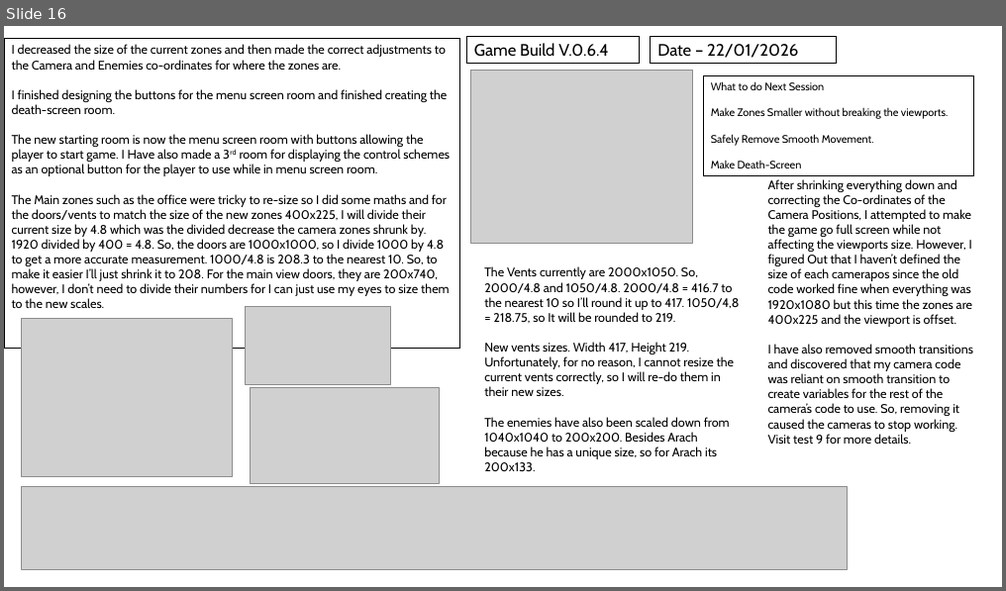
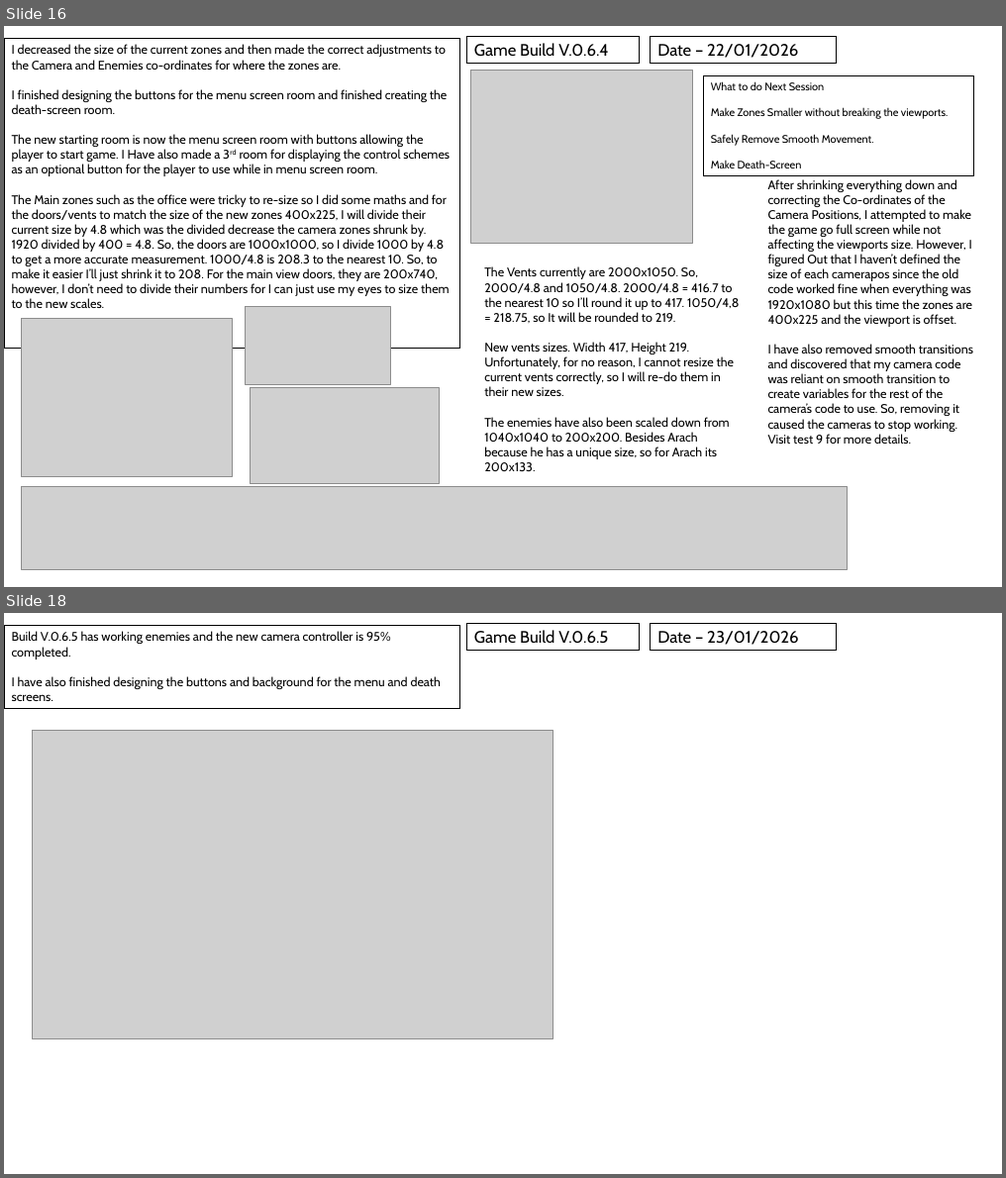
Before and after one commit to QuotedTrain5221/Critical-Failure-3, a slide deck: Logs/Development Log and Alpha Testing.pptx. Shown one above the other, each under a label of ours: slide 16 before the commit, slides 16 and 18 after it; the slides between them are not shown. The pictures are 1006x591 and 1006x1178 pixels, drawn with LibreOffice and Linux fonts; fonts in the diff are those of the drawing; grey boxes stand for pictures. Boxes give left, top, right and bottom in pixels: in the first picture for what was removed or moved away, otherwise in the second. Text is boxed around its words. In the diff, an @@ line names an element or a change of style, - is before the commit and + after.

Commit message:
Critical Failure V.0.6.5 Designing Phase 1

```diff
--- a/Logs/Development Log and Alpha Testing.pptx
+++ b/Logs/Development Log and Alpha Testing.pptx
@@ slide 18 added at (4, 613, 1002, 1174), background #FFFFFF @@
@@ rectangle added at (4, 626, 460, 709), outline #000000 0.75 pt, 12 pt, text #000000 @@
+Build V.0.6.5 has working enemies and the new camera controller is 95% completed.
+I have also finished designing the buttons and background for the menu and death screens.
@@ rectangle added at (466, 623, 640, 651), outline #000000 0.75 pt, 16 pt, text #000000 @@
+Game Build V.0.6.5
@@ rectangle added at (650, 623, 836, 651), outline #000000 0.75 pt, 16 pt, text #000000 @@
+Date – 23/01/2026
@@ picture added at (33, 730, 553, 1039) @@
```
Also in this commit, not shown: 2 slides changed, 16 other files.
